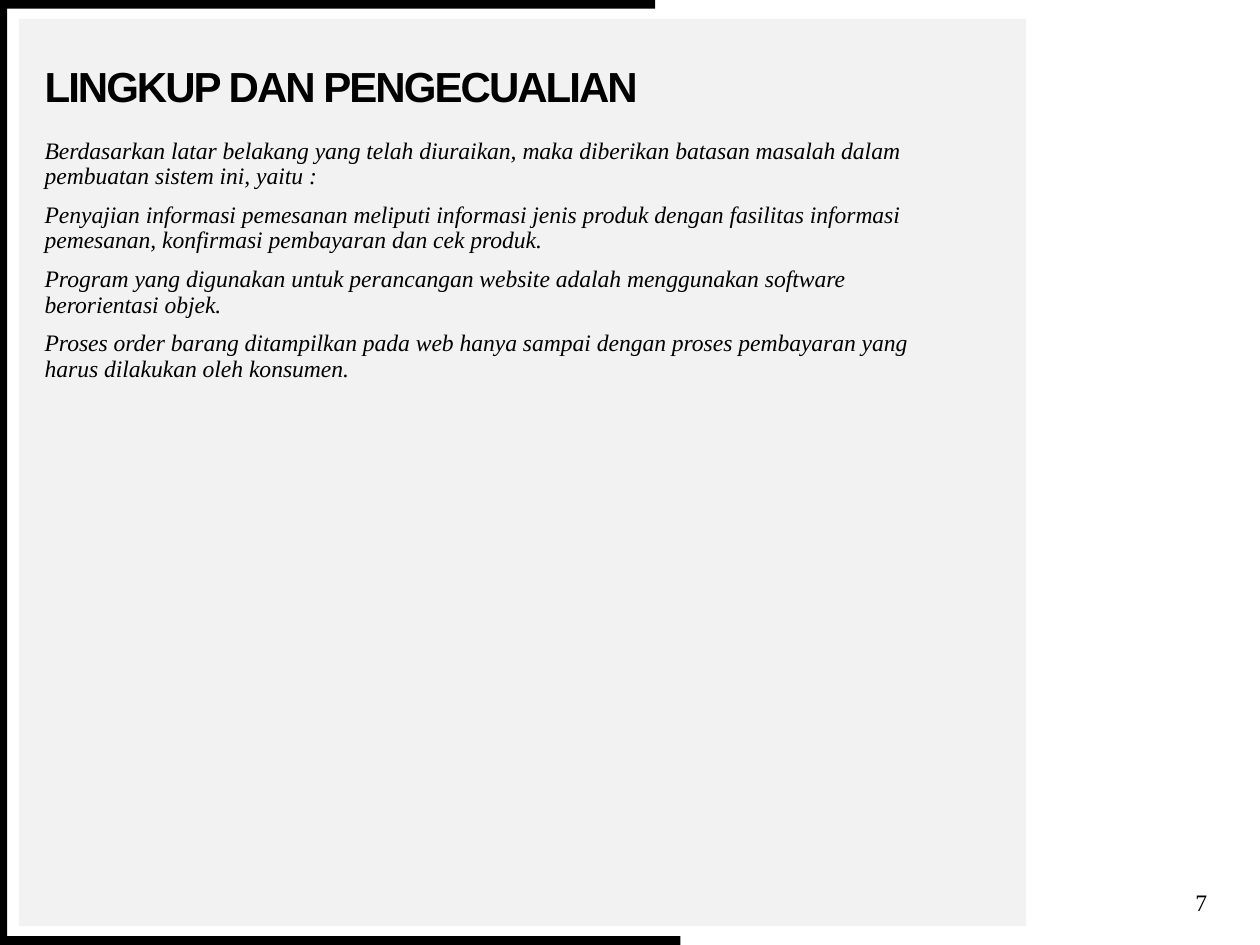
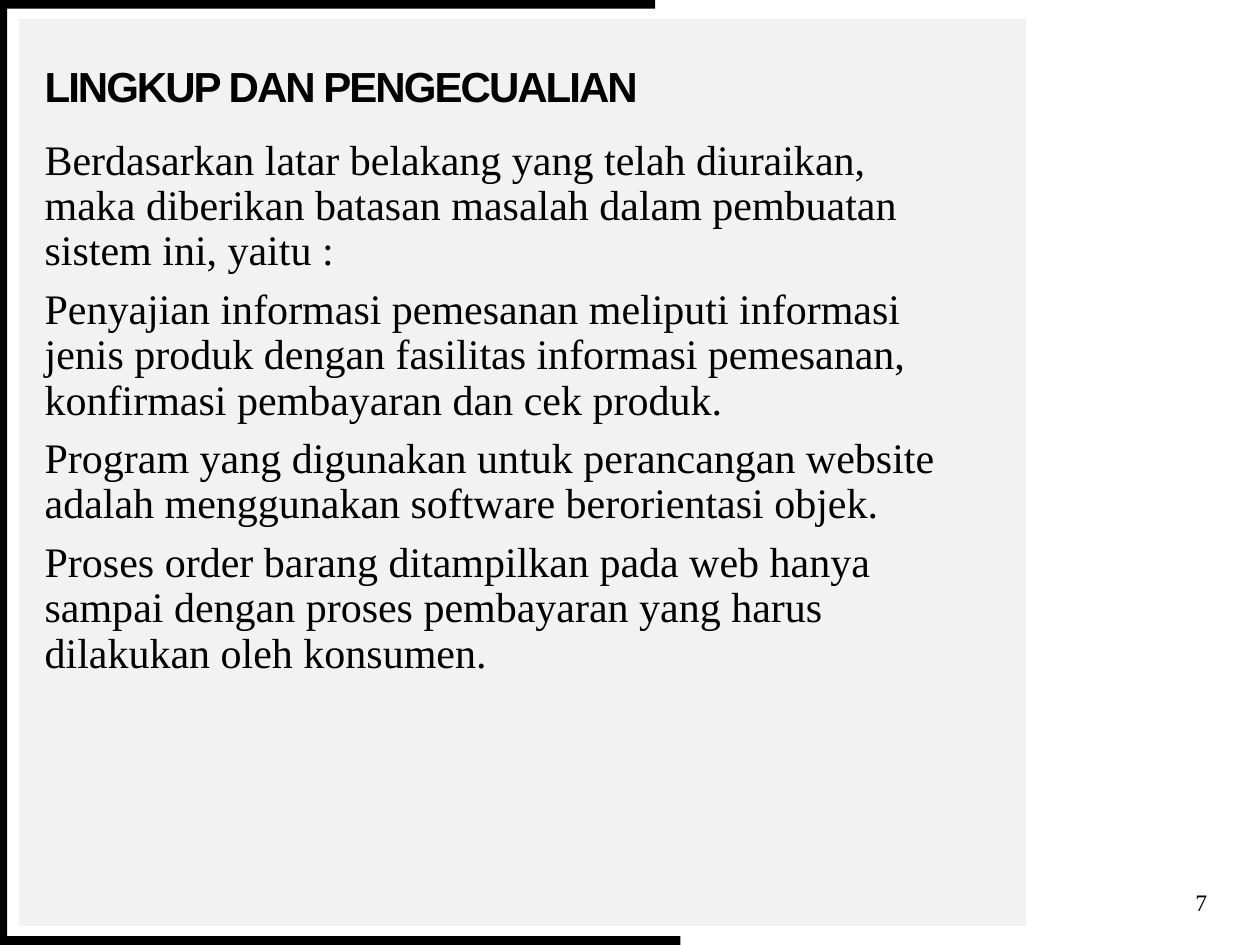
Before and after one commit to renkomalau/rpl_orderbarang, a slide deck: slide 7 of Sistem Pemesanan Barang.pptx. Drawn at 1260x945 pixels with LibreOffice and Linux fonts; fonts in the diff are those of the drawing; background and template pictures are left out. Boxes give left, top, right and bottom in pixels: in the first picture for what was removed or moved away, otherwise in the second. Text is boxed around its words. In the diff, an @@ line names an element or a change of style, - is before the commit and + after.

```diff
--- a/Sistem Pemesanan Barang.pptx
+++ b/Sistem Pemesanan Barang.pptx
@@ text "Berdasarkan latar belakang yang telah ..." at <box>45,146,934,669</box>: size 13.5 to 24 pt, italic off @@
```
Also in this commit, not shown: 3 other slides changed, 1 other file.
